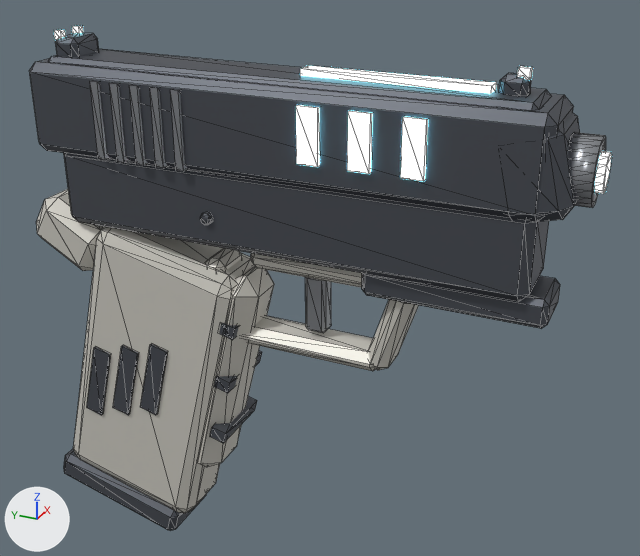
One commit to the glTF model public/sidearm.glb: the scene before it, then after it.
Before and after are seen from a 50 mm lens placed at (-0.387, -0.21, 0.186), pointed at (0.018, -0.028, -0.016). Arrows for +X, +Y and +Z are at lower left; the lights stay in place. The older version comes first. Mesh edges are drawn as thin lines. Vertices at exactly the same position are counted once.

The scene before the commit, as lines of its bpy script (objects in view):
```python
me_cube = bpy.data.meshes.new('Cube')
me_cube.from_pydata(...)  # 756 vertices, 1336 faces; spans x -0.025..0.026, y -0.172..0.14, z -0.193..0.111
# faces by material slot: [552, 240, 172, 372]
me_cube.materials.append(mat_dark_metal)  # dark grey #595d65
me_cube.materials.append(mat_metal)  # grey #adb1b6
me_cube.materials.append(mat_energy)  # cyan #3fa0bc, glowing cyan #97ebff
me_cube.materials.append(mat_body)  # light grey #d7d4cb
ob_weapon_sidearm = bpy.data.objects.new('weapon_sidearm', me_cube)
ob_weapon_sidearm.location = (0.0, 0.0, 0.0)
```
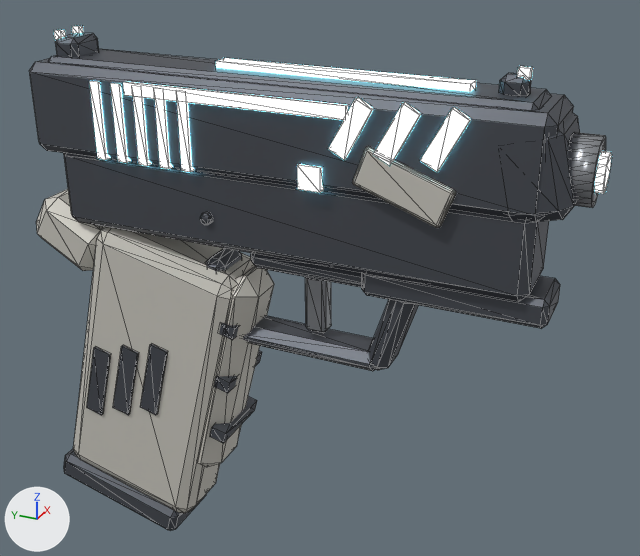
The change, as JSON lines over the scene's bpy script:
```json
{"block": "me_cube", "where": "# used by ob_weapon_sidearm; location = (0.0, 0.0, 0.0)"}
{"op": "remove", "block": "me_cube", "code": "me_cube.from_pydata(...)  # 756 vertices, 1336 faces; spans x -0.025..0.026, y -0.172..0.14, z -0.193..0.111"}
{"op": "add", "block": "me_cube", "code": "me_cube.from_pydata(...)  # 958 vertices, 1716 faces; spans x -0.025..0.026, y -0.172..0.14, z -0.193..0.111"}
{"block": "me_cube", "change": "me_cube part 1: the loose piece of 8 vertices spanning x -0.024..0.024, y 0.064..0.069, z 0.05..0.09 is moved by (0.0, 0.012, 0.0), in mat_energy (cyan #3fa0bc, glowing cyan #97ebff)"}
{"block": "me_cube", "change": "me_cube part 2: the loose piece of 8 vertices spanning x -0.024..0.024, y 0.052..0.057, z 0.05..0.09 is moved by (0.0, 0.011, 0.0), in mat_energy (cyan #3fa0bc, glowing cyan #97ebff)"}
{"block": "me_cube", "change": "me_cube part 3: the loose piece of 8 vertices spanning x -0.024..0.024, y 0.04..0.045, z 0.05..0.09 is moved by (0.0, 0.01, 0.0), in mat_energy (cyan #3fa0bc, glowing cyan #97ebff)"}
{"block": "me_cube", "change": "me_cube part 4: the loose piece of 8 vertices spanning x -0.024..0.024, y 0.028..0.033, z 0.05..0.09 is moved by (0.0, 0.009, 0.0), in mat_energy (cyan #3fa0bc, glowing cyan #97ebff)"}
{"block": "me_cube", "change": "me_cube part 5: the loose piece of 8 vertices spanning x -0.024..0.024, y 0.076..0.08, z 0.05..0.09 is moved by (0.0, -0.052, 0.0), in mat_energy (cyan #3fa0bc, glowing cyan #97ebff)"}
{"block": "me_cube", "change": "me_cube part 6: the loose piece of 8 vertices spanning x -0.025..-0.021, y -0.098..-0.086, z 0.062..0.089 is turned 28 degrees about the x axis through its middle and scaled by 0.977, then moved by (0.0, -0.014, 0.006)"}
{"block": "me_cube", "change": "me_cube part 7: the loose piece of 8 vertices spanning x -0.025..-0.021, y -0.046..-0.035, z 0.062..0.089 is turned 28 degrees about the x axis through its middle and scaled by 0.977, then moved by (0.0, -0.043, 0.006)"}
{"block": "me_cube", "change": "me_cube part 8: the loose piece of 8 vertices spanning x -0.025..-0.021, y -0.046..-0.035, z 0.062..0.089 is copied, and the copy is turned 28 degrees about the x axis through its middle and scaled by 0.977, then moved by (0.0, -0.021, 0.006); it spans x -0.025..-0.021, y -0.072..-0.051, z 0.067..0.095"}
{"block": "me_cube", "change": "me_cube part 9: a new loose piece, a box spanning x -0.025..-0.0213, y -0.0598..0.0598, z 0.0851..0.0915, in mat_energy (cyan #3fa0bc, glowing cyan #97ebff)"}
{"block": "me_cube", "change": "me_cube part 10: a new loose piece, a box spanning x -0.0046..0.0046, y -0.1104..0.0184, z 0.0971..0.1017, in mat_energy (cyan #3fa0bc, glowing cyan #97ebff)"}
{"block": "me_cube", "change": "me_cube part 11: a new loose piece, a box spanning x -0.025..-0.0213, y -0.0474..-0.0354, z 0.0492..0.0612, in mat_energy (cyan #3fa0bc, glowing cyan #97ebff)"}
{"block": "me_cube", "change": "me_cube part 12: a new loose piece of 85 vertices spanning x -0.025..-0.021, y -0.112..-0.063, z 0.04..0.074, in mat_body (light grey #d7d4cb)"}
{"block": "me_cube", "change": "me_cube part 13: 16 vertices removed from x -0.025..0.025, y -0.072..-0.061, z 0.062..0.089"}
{"block": "me_cube", "change": "me_cube part 14: 176 faces spanning x -0.013..0.013, y -0.091..0.029, z -0.052..0.007 switch from mat_body (light grey #d7d4cb) to mat_dark_metal (dark grey #595d65)"}
{"block": "me_cube", "change": "other edits to the shape of me_cube do not show in these pictures"}
```

Boxes [x1, y1, x2, y2] around the edits, measured in the pictures (640 x 556 px; the box of a moved part takes in the faces that stretch with it):
```json
{"part": 1, "of": "me_cube", "change": "moved or reshaped", "before": [109, 83, 129, 163], "after": [89, 81, 111, 160]}
{"part": 2, "of": "me_cube", "change": "moved or reshaped", "before": [129, 85, 148, 165], "after": [110, 83, 131, 163]}
{"part": 3, "of": "me_cube", "change": "moved or reshaped", "before": [150, 87, 168, 168], "after": [133, 97, 152, 166]}
{"part": 4, "of": "me_cube", "change": "moved or reshaped", "before": [170, 90, 188, 171], "after": [154, 99, 173, 169]}
{"part": 5, "of": "me_cube", "change": "moved or reshaped", "before": [90, 81, 110, 160], "after": [177, 101, 195, 172]}
{"part": 6, "of": "me_cube", "change": "moved or reshaped", "before": [400, 116, 428, 181], "after": [420, 107, 471, 172]}
{"part": 7, "of": "me_cube", "change": "moved or reshaped", "before": [296, 105, 320, 167], "after": [373, 102, 421, 166]}
{"part": 8, "of": "me_cube", "change": "added", "after": [328, 97, 373, 160]}
{"part": 9, "of": "me_cube", "change": "added", "after": [123, 82, 348, 120]}
{"part": 10, "of": "me_cube", "change": "added", "after": [216, 58, 476, 92]}
{"part": 11, "of": "me_cube", "change": "added", "after": [297, 164, 324, 193]}
{"part": 12, "of": "me_cube", "change": "added", "after": [352, 146, 456, 228]}
{"part": 13, "of": "me_cube", "change": "deleted", "before": [347, 111, 373, 174]}
{"part": 14, "of": "me_cube", "change": "recoloured", "before": [206, 248, 419, 371], "after": [206, 248, 419, 371], "on screen": "light grey to dark grey"}
```
